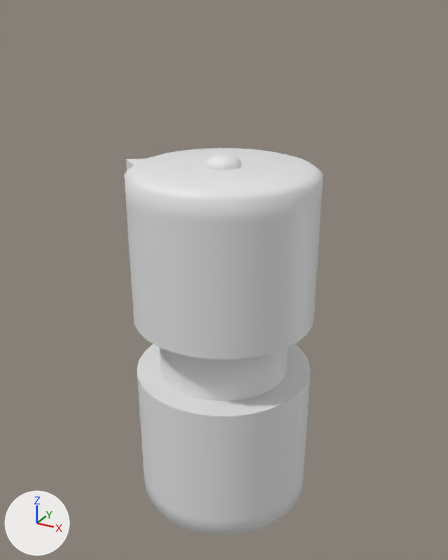
Renders of the FBX model CHOICES/Assets/0.MODELS/PuzzleBlock.fbx from each side of a commit.
The view is the same before and after, from a 50 mm camera at (1.5, -2.73, 1.73) aimed at (-0.02, 0.04, 0.35). The lights are fixed; the arrows at lower left show +X, +Y and +Z. The first picture is the older version.

In view in the first picture: 'BCK_SIDE', 'FWD_SIDE', 'Linker'.
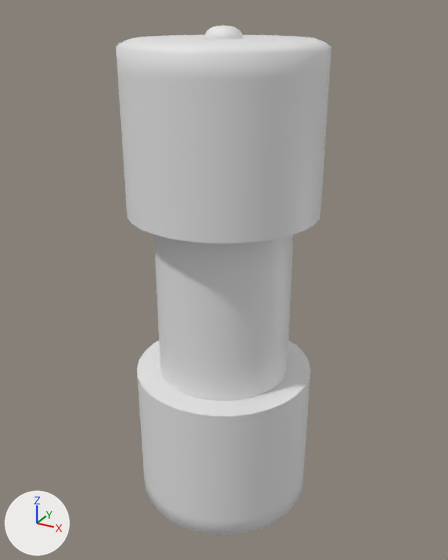
The newer file is also turned or shifted as a whole; pictures and numbers use the older file's frame.

What the commit changed:
me_fwd_side is used by ob_fwd_side; location (0.0, 0.0, 0.0).
me_fwd_side had 418 vertices, 390 faces and spanned x -0.615..0.5, y -0.5..0.5, z 0.166..1.055.
me_fwd_side now has 418 vertices, 390 faces and spans x -0.615..0.5, y -0.5..0.5, z 0.766..1.655.
me_fwd_side part 1: the whole mesh is moved by (0.0, 0.0, 0.6).

Pixel boxes (x1, y1, x2, y2) of what changed, in the pictures (448 x 560 px):
'FWD_SIDE', moved
    before: (124, 148, 323, 359)
    after: (116, 25, 331, 243)
'Linker', unchanged, uncovered by the edit
    before: (159, 347, 288, 401)
    after: (154, 235, 293, 401)
